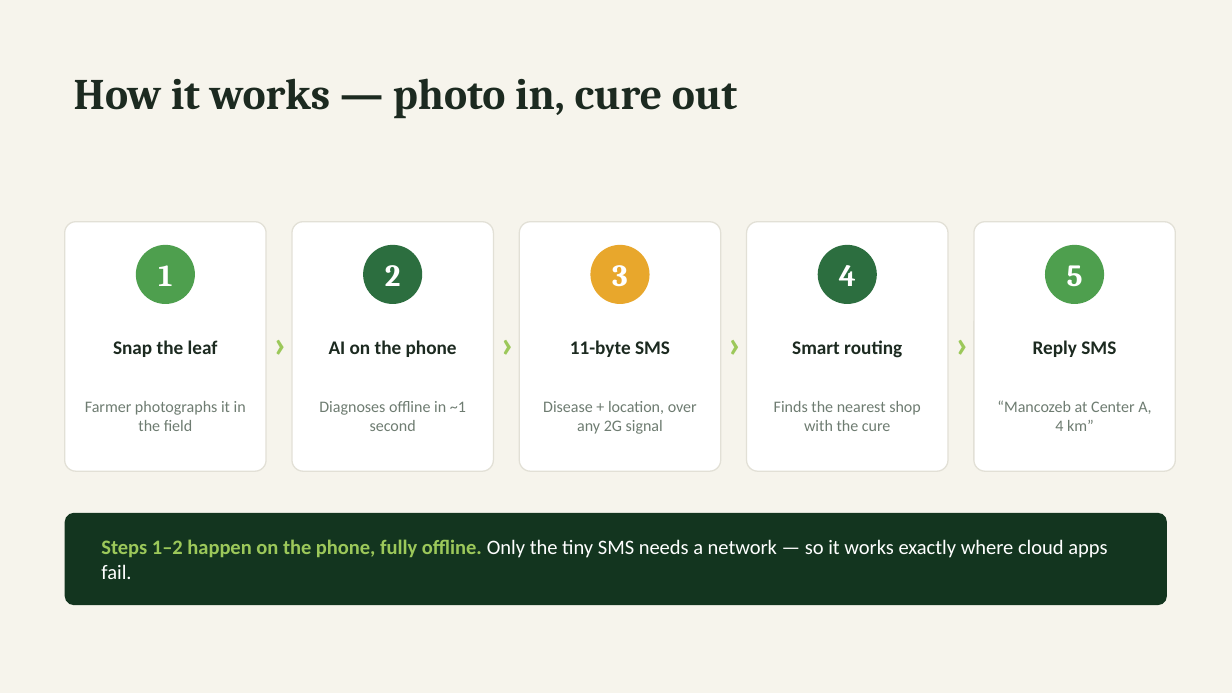
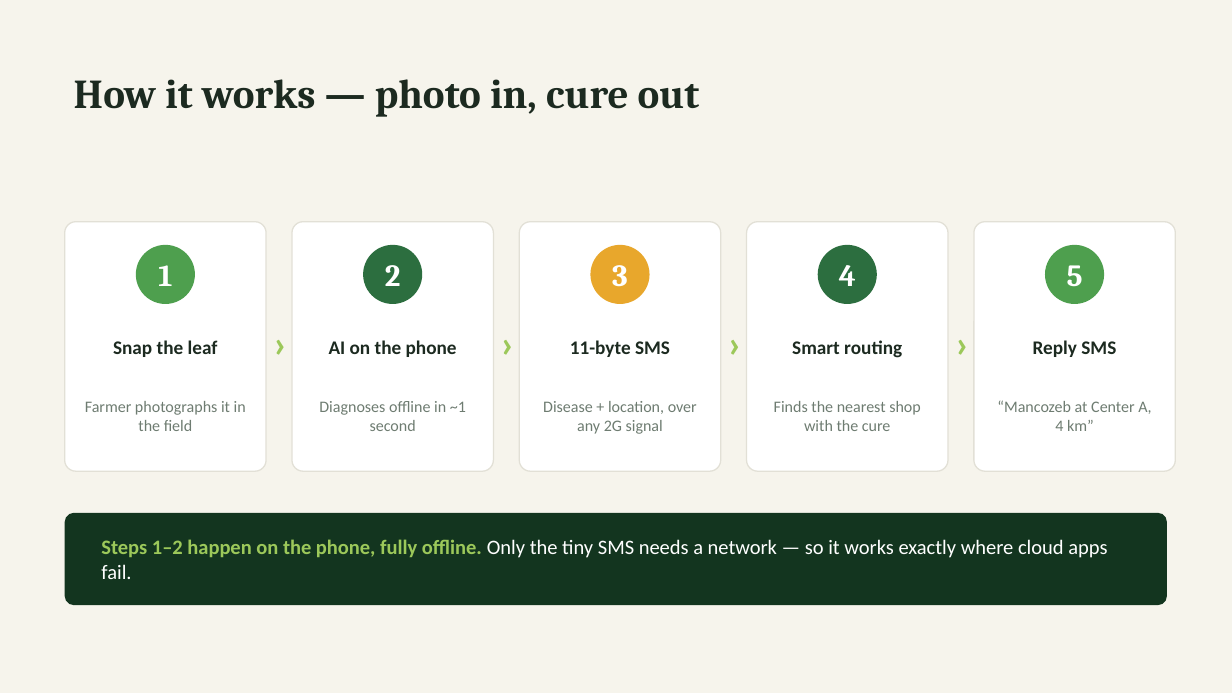
Before and after one commit to ag1170-pixel/AgriMesh, a slide deck: slide 8 of AgriMesh_Pitch.pptx (slide 6 before the commit). Drawn at 1232x693 pixels with LibreOffice and Linux fonts; fonts in the diff are those of the drawing. Boxes give left, top, right and bottom in pixels: in the first picture for what was removed or moved away, otherwise in the second. Text is boxed around its words. In the diff, an @@ line names an element or a change of style, - is before the commit and + after.

```diff
--- a/AgriMesh_Pitch.pptx
+++ b/AgriMesh_Pitch.pptx
@@ text "How it works — photo ..." at bbox=[74, 79, 700, 117]: size 34 to 32 pt @@
```
Also in this commit, not shown: 7 other slides changed, 4 slides added, 1 slide removed, 1 other file.
